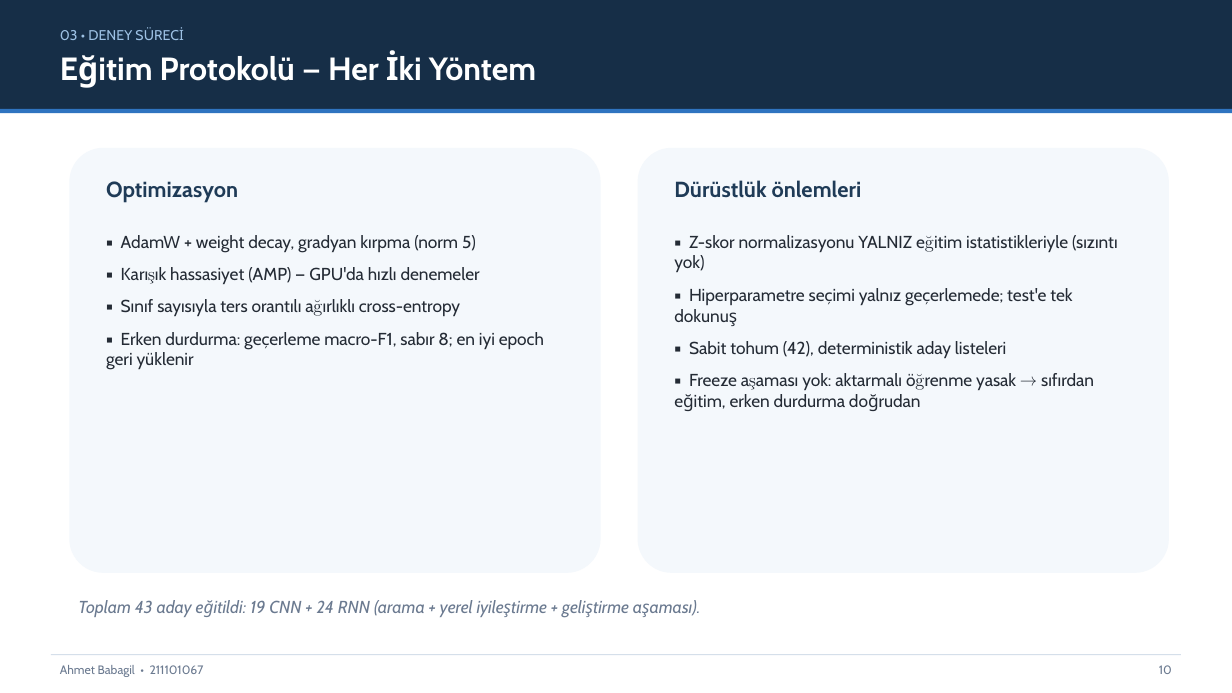
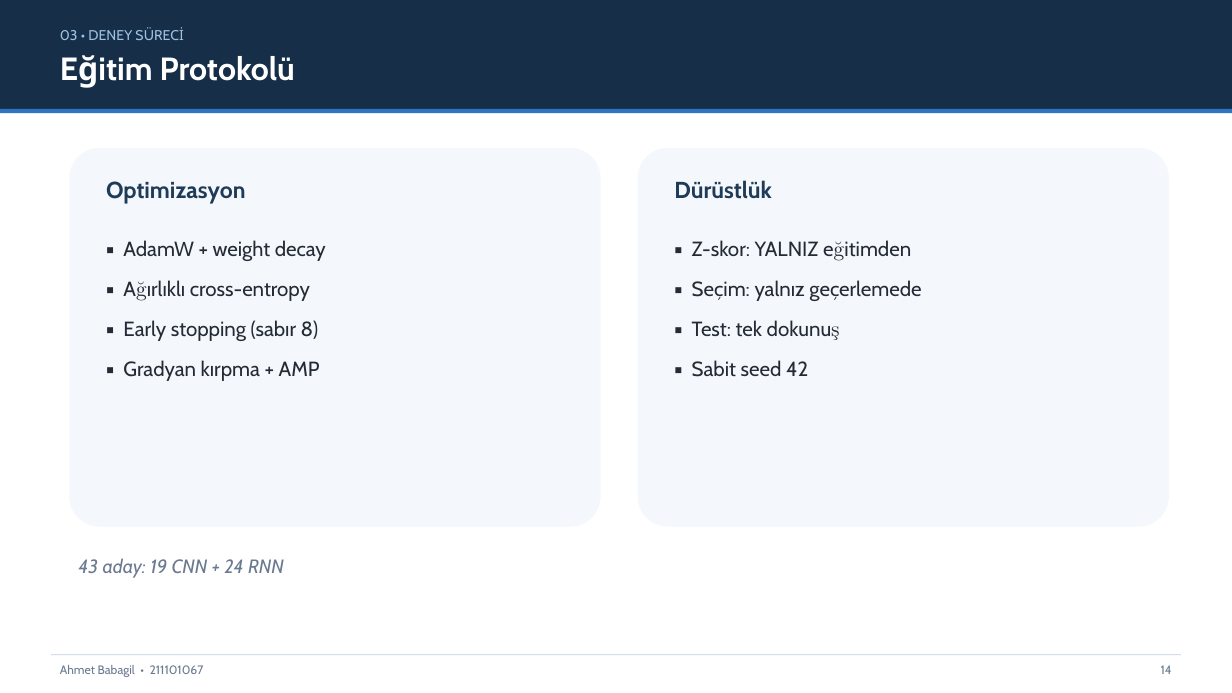
Before and after one commit to AhmetBabagil/speech-emotion-recognition, a slide deck: slide 14 of final/SUNUM_FINAL.pptx (slide 10 before the commit). Drawn at 1232x693 pixels with LibreOffice and Linux fonts; fonts in the diff are those of the drawing. Boxes give left, top, right and bottom in pixels: in the first picture for what was removed or moved away, otherwise in the second. Text is boxed around its words. In the diff, an @@ line names an element or a change of style, - is before the commit and + after.

```diff
--- a/final/SUNUM_FINAL.pptx
+++ b/final/SUNUM_FINAL.pptx
@@ text at [160,56,295,81]: text changed @@
-Eğitim Protokolü — Her İki Yöntem
+Eğitim Protokolü
@@ rounded rectangle: place and size @@
-rounded rectangle at [69,148,601,573]
+rounded rectangle at [69,148,601,527]
@@ rounded rectangle: place and size @@
-rounded rectangle at [638,148,1169,573]
+rounded rectangle at [638,148,1169,527]
@@ text "Optimizasyon" at [106,181,246,204]: size 17 to 18 pt @@
@@ text at [674,180,771,199]: text changed; size 17 to 18 pt @@
-Dürüstlük önlemleri
+Dürüstlük
@@ text at [123,240,326,381]: text changed; size 13.5 to 16 pt @@
-▪ AdamW + weight decay, gradyan kırpma (norm 5)
-▪ Karışık hassasiyet (AMP) — GPU'da hızlı denemeler
-▪ Sınıf sayısıyla ters orantılı ağırlıklı cross-entropy
-▪ Erken durdurma: geçerleme macro-F1, sabır 8; en iyi epoch geri yüklenir
+▪ AdamW + weight decay
+▪ Ağırlıklı cross-entropy
+▪ Early stopping (sabır 8)
+▪ Gradyan kırpma + AMP
@@ text at [692,240,921,377]: text changed; size 13.5 to 16 pt @@
-▪ Z-skor normalizasyonu YALNIZ eğitim istatistikleriyle (sızıntı yok)
-▪ Hiperparametre seçimi yalnız geçerlemede; test'e tek dokunuş
-▪ Sabit tohum (42), deterministik aday listeleri
-▪ Freeze aşaması yok: aktarmalı öğrenme yasak → sıfırdan eğitim, erken durdurma doğrudan
+▪ Z-skor: YALNIZ eğitimden
+▪ Seçim: yalnız geçerlemede
+▪ Test: tek dokunuş
+▪ Sabit seed 42
@@ text at [78,558,284,578]: text changed; size 13.5 to 15 pt @@
-Toplam 43 aday eğitildi: 19 CNN + 24 RNN (arama + yerel iyileştirme + geliştirme aşaması).
+43 aday: 19 CNN + 24 RNN
@@ text at [1161,665,1172,674]: text changed @@
-10
+14
```
Also in this commit, not shown: 17 other slides changed, 9 slides added, 2 slides removed, 12 other files.
